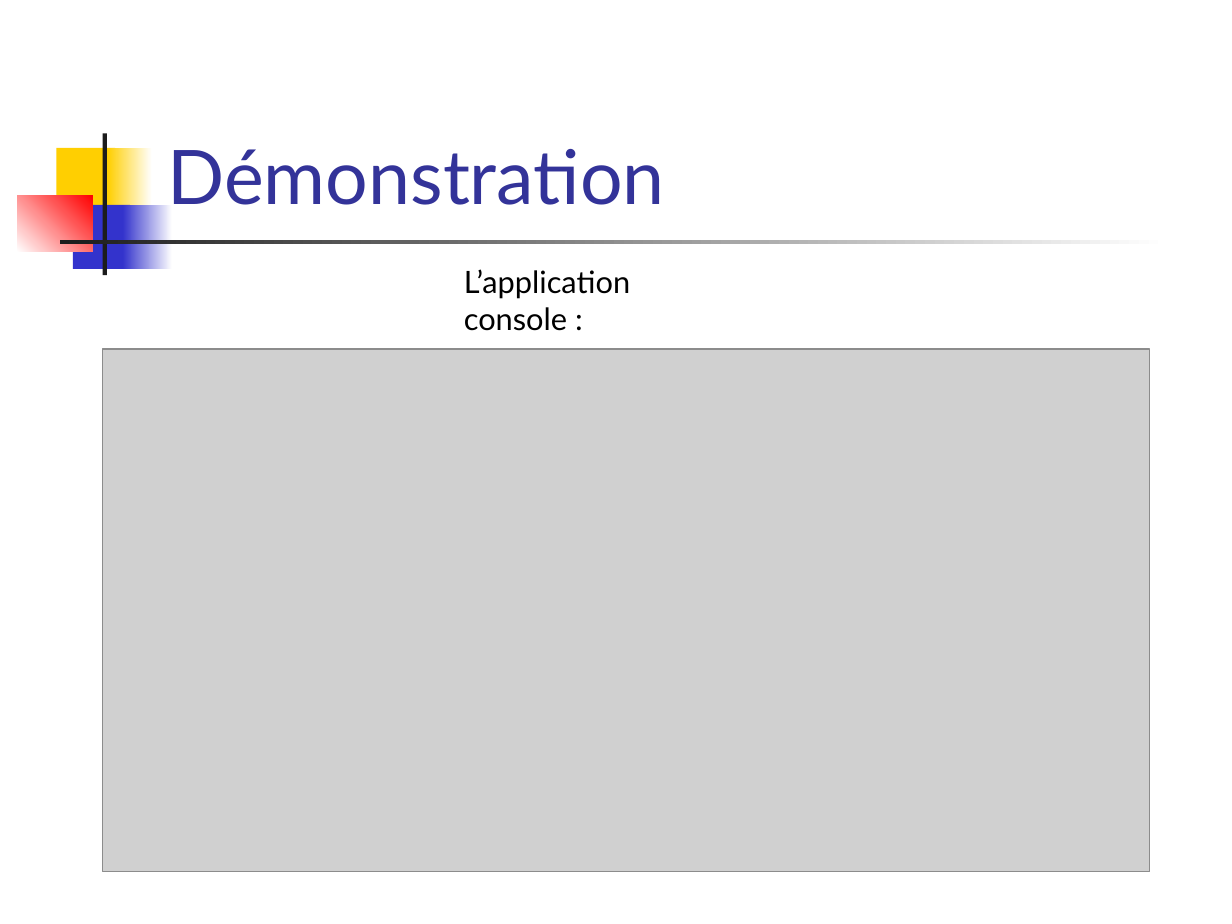
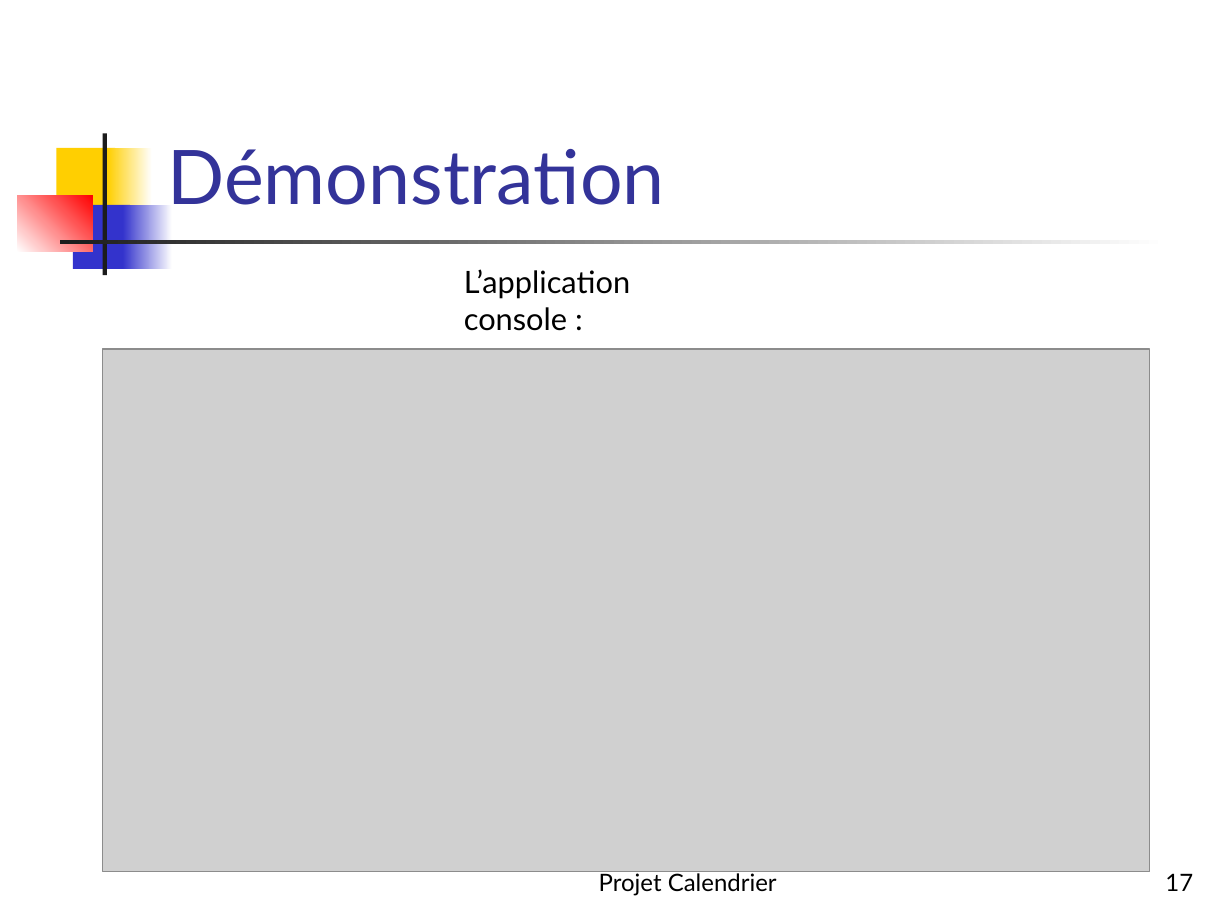
Before and after one commit to becharib/Calendar, a slide deck: slide 17 of Présentation/Soutenance projet.ppt. Drawn at 1232x924 pixels with LibreOffice and Linux fonts; fonts in the diff are those of the drawing; grey boxes stand for pictures. Boxes give left, top, right and bottom in pixels: in the first picture for what was removed or moved away, otherwise in the second. Text is boxed around its words. In the diff, an @@ line names an element or a change of style, - is before the commit and + after.

```diff
--- a/Présentation/Soutenance projet.ppt
+++ b/Présentation/Soutenance projet.ppt
@@ text added at bbox=[599, 870, 777, 896], 14 pt, text #000000 @@
+Projet Calendrier
@@ page number added at bbox=[1165, 873, 1193, 891], 14 pt, text #000000 @@
+17
```
Also in this commit, not shown: 13 other slides changed, 2 slides added, 2 slides removed.
